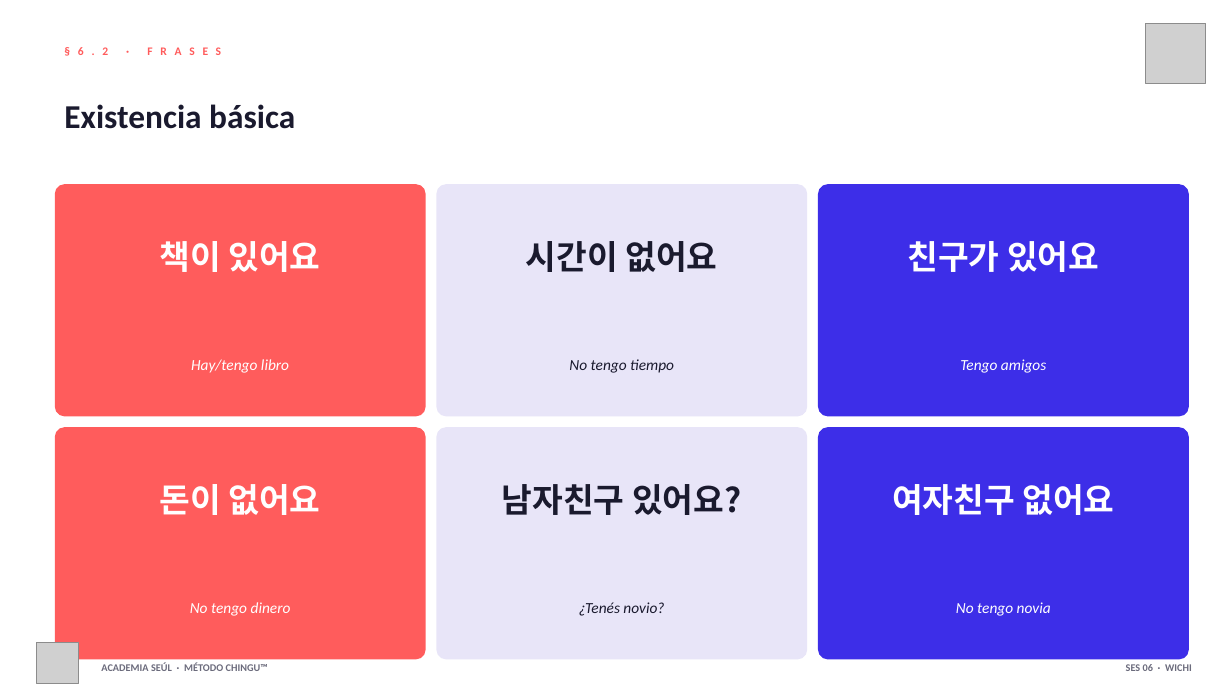
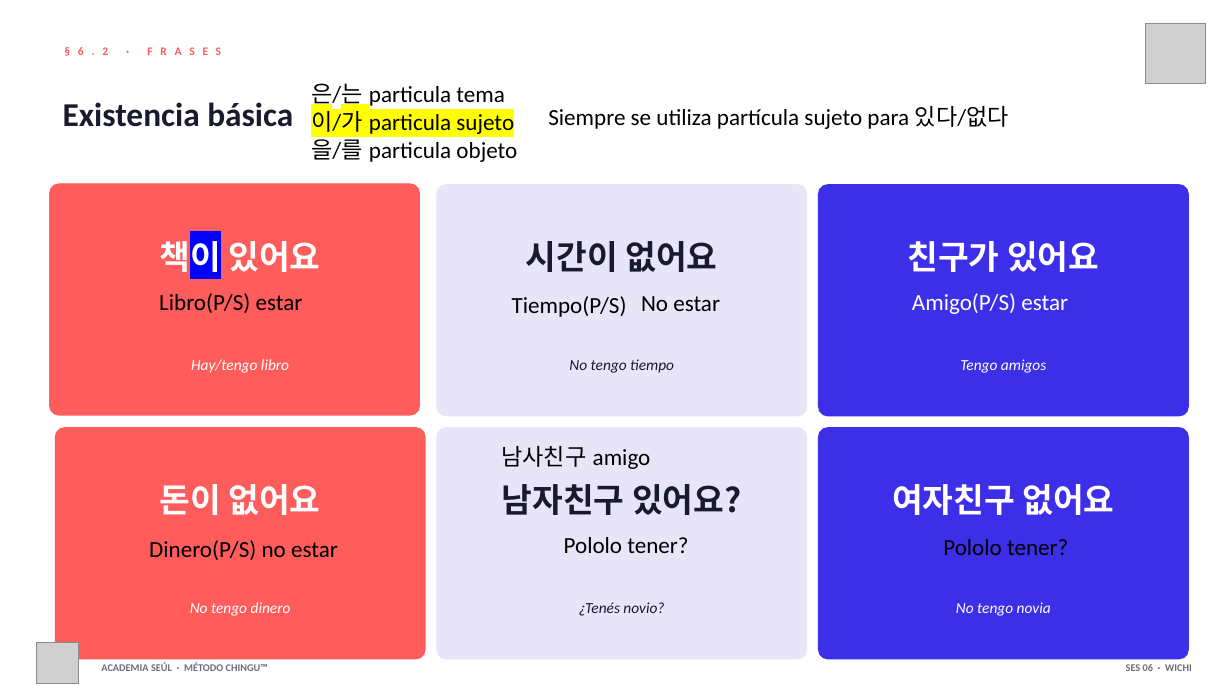
Before and after one commit to academiaseul/ACADEMIASEULWEB, a slide deck: slide 5 of A1_Nivel_1/06_Ubicacion/Sesion_06_Ubicacion.pptx (slide 4 before the commit). Drawn at 1232x693 pixels with LibreOffice and Linux fonts; fonts in the diff are those of the drawing; grey boxes stand for pictures. Boxes give left, top, right and bottom in pixels: in the first picture for what was removed or moved away, otherwise in the second. Text is boxed around its words. In the diff, an @@ line names an element or a change of style, - is before the commit and + after.

```diff
--- a/A1_Nivel_1/06_Ubicacion/Sesion_06_Ubicacion.pptx
+++ b/A1_Nivel_1/06_Ubicacion/Sesion_06_Ubicacion.pptx
@@ text added at <box>311,83,517,162</box>, 18 pt, text #000000 @@
+은/는 particula tema
+이/가 particula sujeto
+을/를 particula objeto
@@ text added at <box>548,106,1009,129</box>, 18 pt, text #000000 @@
+Siempre se utiliza partícula sujeto para 있다/없다
@@ rounded rectangle: place and size @@
-rounded rectangle at <box>55,185,425,416</box>
+rounded rectangle at <box>50,184,420,415</box>
@@ text "책이 있어요" at <box>160,235,321,278</box>: highlight none to #0000FF in "책이" @@
@@ text added at <box>159,293,303,313</box>, 18 pt, text #000000 @@
+Libro(P/S) estar
@@ text added at <box>512,296,627,317</box>, 18 pt, text #000000 @@
+Tiempo(P/S)
@@ text added at <box>641,296,720,311</box>, 18 pt, text #000000 @@
+No estar
@@ text added at <box>912,293,1068,314</box>, 18 pt, text #FFFFFF @@
+Amigo(P/S) estar
@@ text added at <box>501,446,651,469</box>, 18 pt, text #000000 @@
+남사친구 amigo
@@ text added at <box>564,537,688,553</box>, 18 pt, text #000000 @@
+Pololo tener?
@@ text added at <box>943,539,1068,555</box>, 18 pt, text #000000 @@
+Pololo tener?
@@ text added at <box>149,540,338,560</box>, 18 pt, text #000000 @@
+Dinero(P/S) no estar
```
Also in this commit, not shown: 9 other slides changed, 2 slides added, 14 other files.
